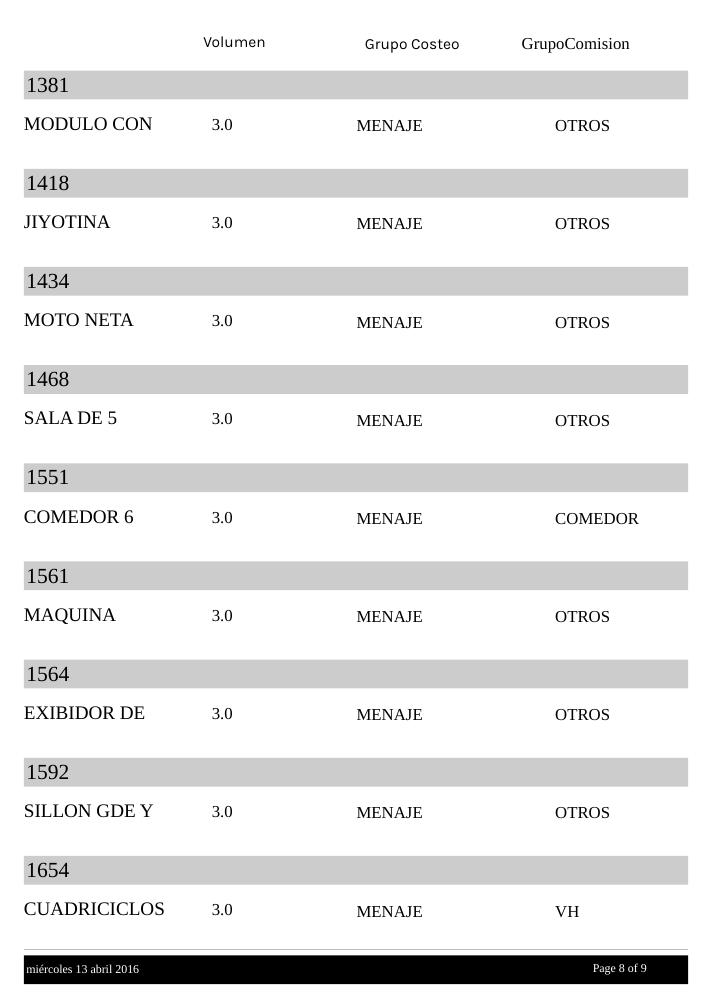
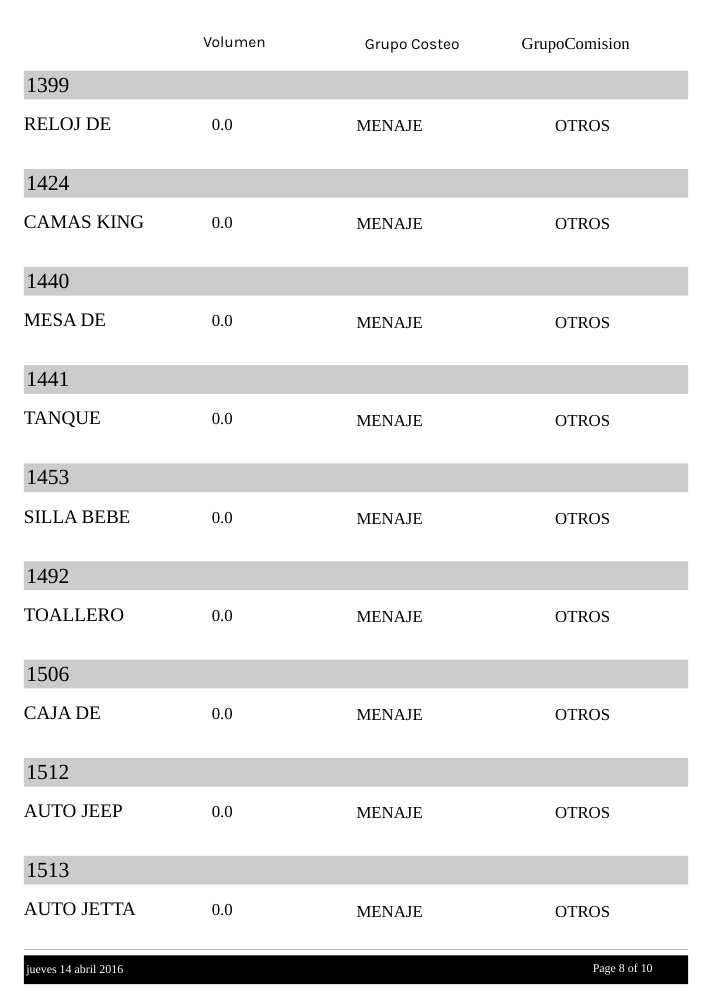
Before and after one commit to TUXONH/mudandote, a slide deck: slide 8 of reportes/ArticulosM3.pptx. Drawn at 712x1008 pixels with LibreOffice and Linux fonts; fonts in the diff are those of the drawing. Boxes give left, top, right and bottom in pixels: in the first picture for what was removed or moved away, otherwise in the second. Text is boxed around its words. In the diff, an @@ line names an element or a change of style, - is before the commit and + after.

```diff
--- a/reportes/ArticulosM3.pptx
+++ b/reportes/ArticulosM3.pptx
@@ text at bbox=[26, 77, 69, 92]: text changed @@
-1381
+1399
@@ text at bbox=[24, 117, 111, 131]: text changed @@
-MODULO CON
+RELOJ DE
@@ text at bbox=[212, 119, 233, 130]: text changed @@
-3.0
+0.0
@@ text at bbox=[26, 175, 69, 190]: text changed @@
-1418
+1424
@@ text at bbox=[24, 215, 145, 229]: text changed @@
-JIYOTINA
+CAMAS KING
@@ text at bbox=[212, 217, 233, 228]: text changed @@
-3.0
+0.0
@@ text at bbox=[26, 273, 69, 288]: text changed @@
-1434
+1440
@@ text at bbox=[24, 313, 106, 327]: text changed @@
-MOTO NETA
+MESA DE
@@ text at bbox=[212, 315, 233, 326]: text changed @@
-3.0
+0.0
@@ text at bbox=[26, 372, 69, 386]: text changed @@
-1468
+1441
@@ text at bbox=[24, 411, 101, 427]: text changed @@
-SALA DE 5
+TANQUE
@@ text at bbox=[212, 413, 233, 424]: text changed @@
-3.0
+0.0
@@ text at bbox=[26, 469, 69, 485]: text changed @@
-1551
+1453
@@ text at bbox=[24, 510, 131, 523]: text changed @@
-COMEDOR 6
+SILLA BEBE
@@ text at bbox=[212, 512, 233, 523]: text changed @@
-3.0
+0.0
@@ text at bbox=[555, 513, 610, 524]: text changed @@
-COMEDOR
+OTROS
@@ text at bbox=[26, 568, 69, 583]: text changed @@
-1561
+1492
@@ text at bbox=[24, 608, 124, 622]: text changed @@
-MAQUINA
+TOALLERO
@@ text at bbox=[212, 610, 233, 621]: text changed @@
-3.0
+0.0
@@ text at bbox=[26, 666, 69, 681]: text changed @@
-1564
+1506
@@ text at bbox=[24, 706, 100, 720]: text changed @@
-EXIBIDOR DE
+CAJA DE
@@ text at bbox=[212, 708, 233, 719]: text changed @@
-3.0
+0.0
@@ text at bbox=[26, 764, 69, 779]: text changed @@
-1592
+1512
@@ text at bbox=[24, 804, 122, 818]: text changed @@
-SILLON GDE Y
+AUTO JEEP
@@ text at bbox=[212, 806, 233, 817]: text changed @@
-3.0
+0.0
@@ text at bbox=[26, 862, 69, 878]: text changed @@
-1654
+1513
@@ text at bbox=[24, 902, 136, 916]: text changed @@
-CUADRICICLOS
+AUTO JETTA
@@ text at bbox=[212, 904, 233, 915]: text changed @@
-3.0
+0.0
@@ text at bbox=[555, 906, 610, 917]: text changed @@
-VH
+OTROS
@@ text at bbox=[26, 964, 123, 976]: text changed @@
-miércoles 13 abril 2016
+jueves 14 abril 2016
@@ text at bbox=[641, 964, 653, 972]: text changed @@
-9
+10
```
Also in this commit, not shown: 8 other slides changed, 1 slide added, 3 other files.
